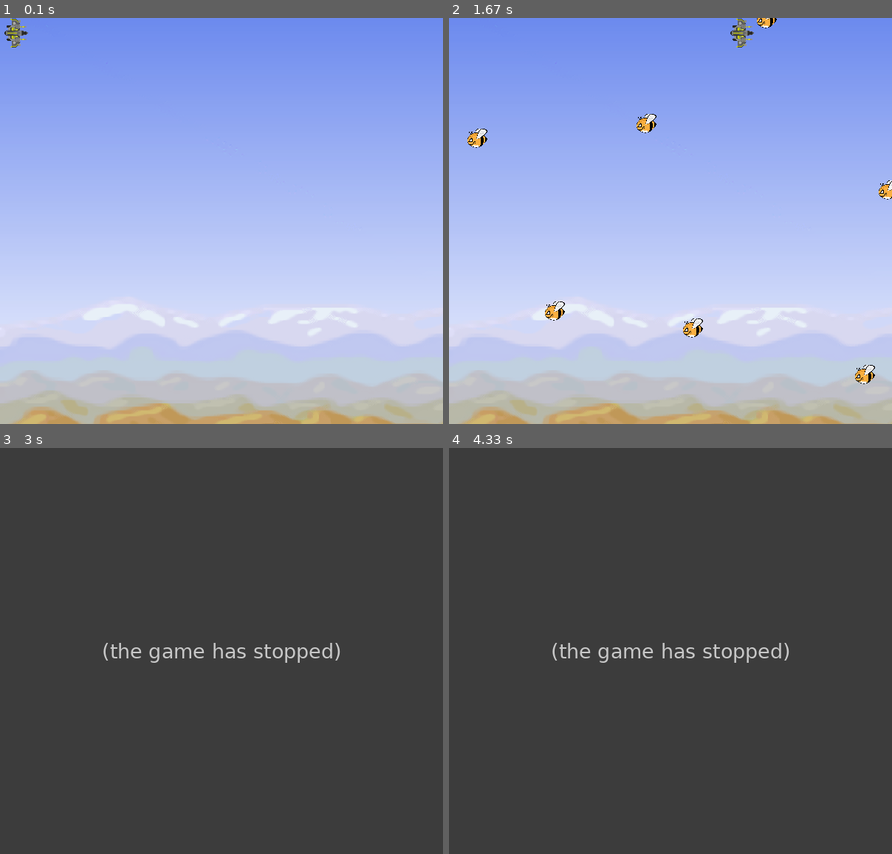
Above: before the commit, frames 1-4 (two rows, left to right).
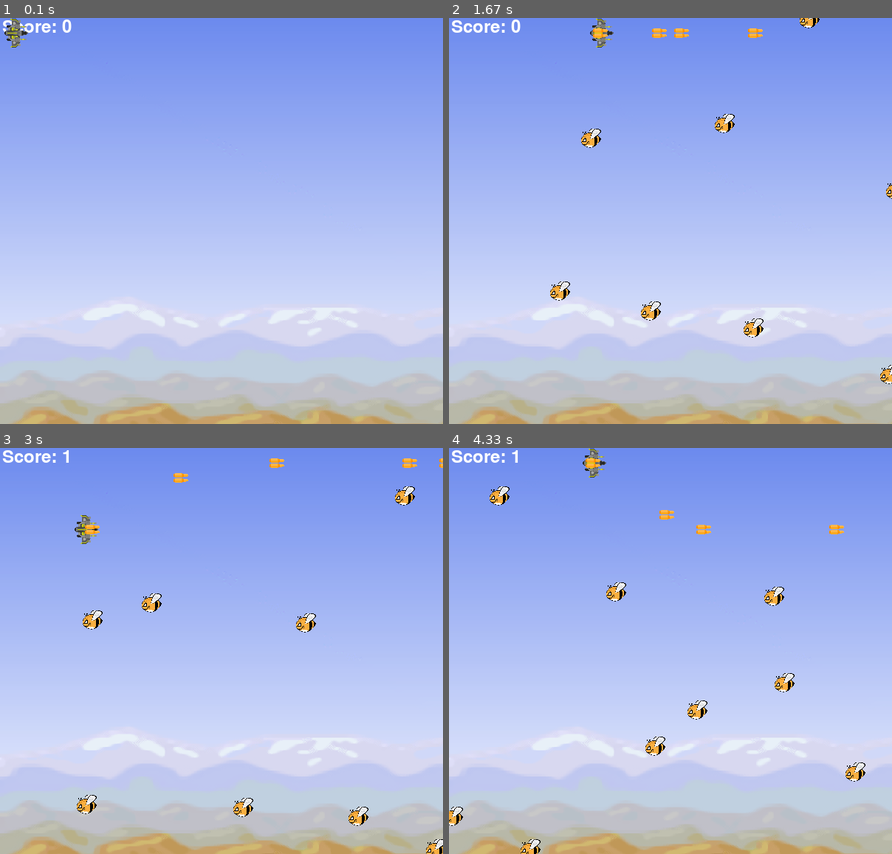
Above: after the commit, the same moments.

Repository: phamand2/pygame
Game: pygame game, started from Andrew-game.py
Two runs of this game, one before a commit and one after it. Both use one fixed random seed, a clock stepped at 60 frames per second and the inputs below.
Inputs:
- Up to frame 1 (0.1 s): no input
- Up to frame 2 (1.67 s): tap Space at 0.33, 0.73, 1.03, 1.23, 1.57 s; hold Right 0.67-1.13 s; hold Up 1.17-1.47 s; hold Right from 1.5 s (still down)
- Up to frame 3 (3 s): tap Space at 1.87, 2.07, 2.37, 2.63, 2.97 s; release Right at 1.97 s; hold Left 2-2.53 s; hold Down 2.57-2.87 s; hold Left from 2.9 s (still down)
- Up to frame 4 (4.33 s): tap Space at 3.27, 3.4, 3.8, 4.1 s; release Left at 3.3 s; hold Up 3.33-3.7 s; hold Right from 3.73 s (still down)

The runs differ from the first frame. In frame 1, 0.2% of the frame differs, in the area x 0-17%, y 0-4%; in frame 2, 2.7%; in frame 3, 100%; in frame 4, 100%, in the area x 0-100%, y 0-100%.
Before the commit the program exited at 1.67 s; later frames show no game.

Commit message:
Added spacebar and scorecard

Diff:
--- a/template.py
+++ b/Andrew-game.py
@@ -17,6 +17,7 @@
 
 width = 600
 height = 550
+WHITE = (255,255,255)
 # Define a player object by extending pygame.sprite.Sprite
 # The surface drawn on the screen is now an attribute of 'player
 class Player(pygame.sprite.Sprite):
@@ -60,7 +61,7 @@
             )
         )
     # Move the sprite based on speed
-        self.speed = random.randint(4, 4)
+        self.speed = random.randint(6, 6)
     # Remove the sprite when it passes the left edge of the screen
     def update(self):
         self.rect.move_ip(-self.speed, 0)
@@ -125,9 +126,14 @@
 
             # Event handling
             if event.type == KEYDOWN:
-                # If the Esc key is pressed, then exit the main loop
-                if event.key == K_ESCAPE:
-                    stop_game = True
+                if event.key == K_SPACE:
+                    collision_sound.play()
+                    bullet = Bullet()
+                    # Set the bullet cordinates to match with the player.
+                    bullet.rect.x = player.rect.x + bullet.rect.width/2
+                    bullet.rect.y = player.rect.y  + bullet.rect.height/2
+                    bullet_group.add(bullet)
+                    all_sprites.add(bullet)
             # Check for QUIT event. If QUIT, then set running to True
             elif event.type == QUIT:
                 stop_game = True
@@ -137,14 +143,6 @@
                 new_enemy = Enemy()
                 enemies.add(new_enemy)
                 all_sprites.add(new_enemy)
-            elif event.type == pygame.MOUSEBUTTONDOWN:
-                collision_sound.play()
-                bullet = Bullet()
-                # Set the bullet cordinates to match with the player.
-                bullet.rect.x = player.rect.x
-                bullet.rect.y = player.rect.y
-                bullet_group.add(bullet)
-                all_sprites.add(bullet)
 
 
         for bullet in bullet_group:
@@ -154,7 +152,11 @@
                 bullet_group.remove(bullet)
                 all_sprites.remove(bullet)
                 score += 1
-                print(score)
+
+        # Create the score card
+        font = pygame.font.Font(None, 36)
+        text = font.render("Score: " + str(score), True, WHITE)
+        textpos = text.get_rect(centerx=screen.get_width()/12)
 
 
         # Get the set of keys pressed and check for user input
@@ -165,11 +167,13 @@
 
         # Update enemy position
         enemies.update()
+        # Update bullet
         bullet_group.update()
 
 
         # Draw background
         screen.blit(background_image, [0, 0])
+        screen.blit(text, textpos)
 
         # Draw all sprites
         for entity in all_sprites:
@@ -183,7 +187,7 @@
             stop_game = True
 
 
-        clock.tick(120)
+        clock.tick(60)
         pygame.display.update()
 
     pygame.quit()
